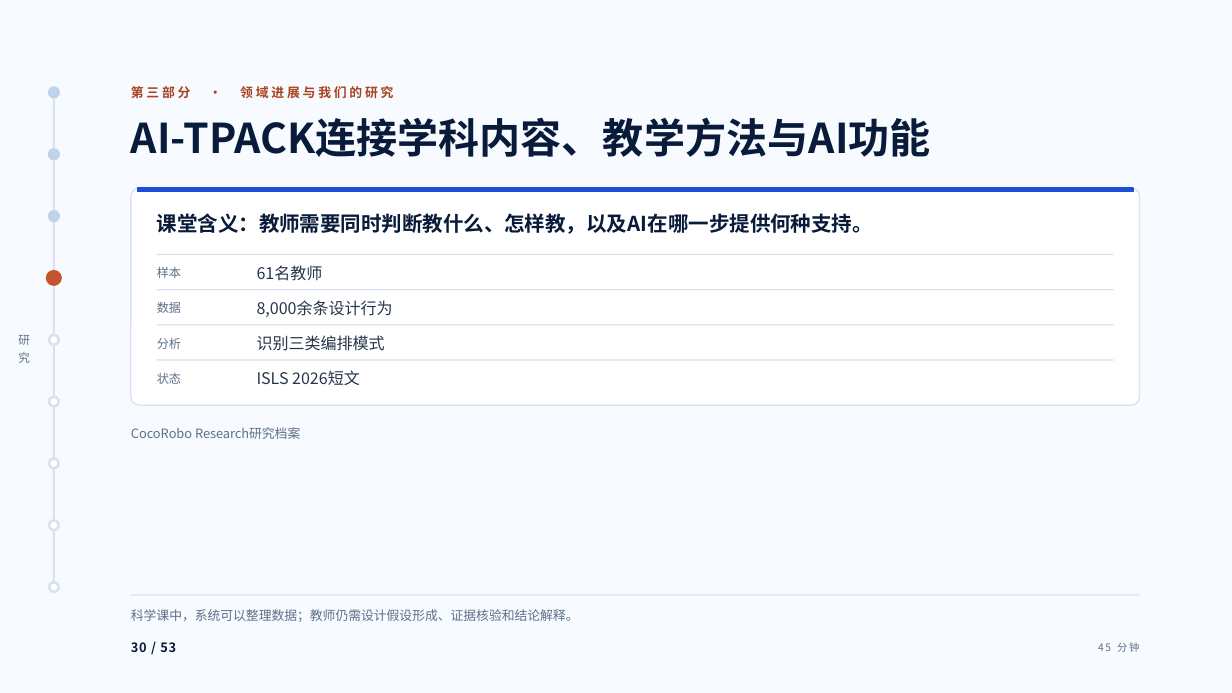
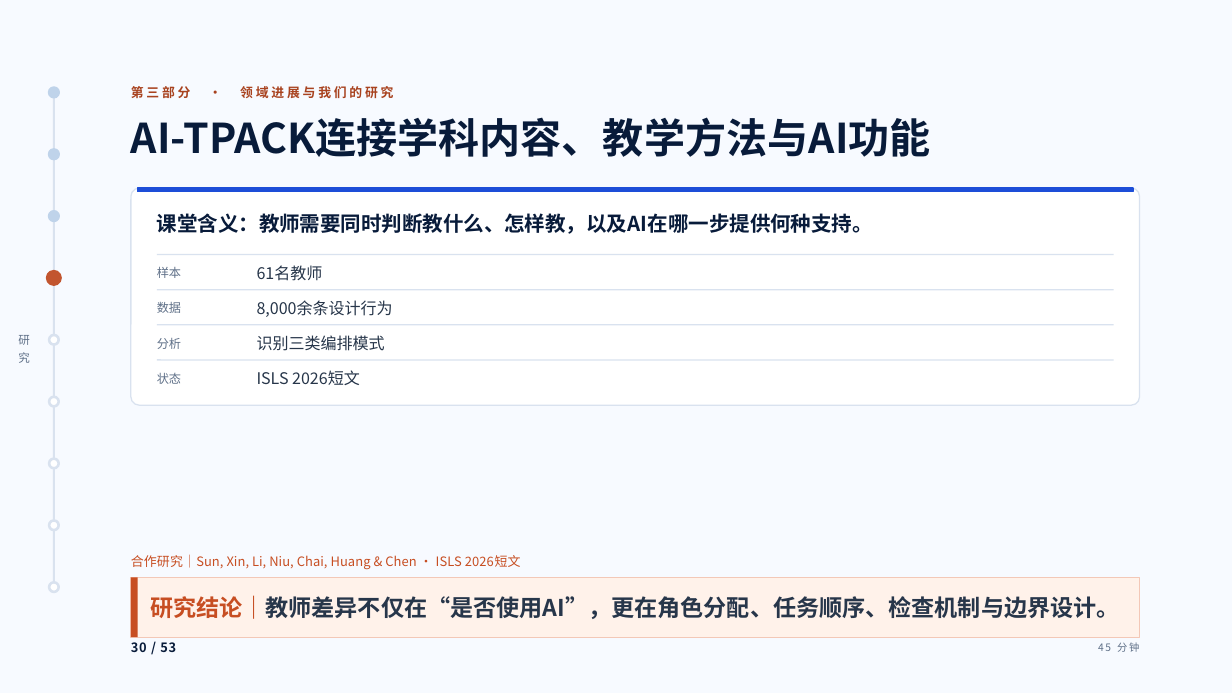
Before and after one commit to tonyxinvip/slides, a slide deck: slide 30 of student-ai-cognitive-division-2026/downloads/student-ai-cognitive-division-2026.pptx. Drawn at 1232x693 pixels with LibreOffice and Linux fonts; fonts in the diff are those of the drawing. Boxes give left, top, right and bottom in pixels: in the first picture for what was removed or moved away, otherwise in the second. Text is boxed around its words. In the diff, an @@ line names an element or a change of style, - is before the commit and + after.

```diff
--- a/student-ai-cognitive-division-2026/downloads/student-ai-cognitive-division-2026.pptx
+++ b/student-ai-cognitive-division-2026/downloads/student-ai-cognitive-division-2026.pptx
@@ text at (131, 554, 521, 570): text changed; size 10 to 10.1 pt; text colour #5F7088 to #C74E22 @@
-CocoRobo Research研究档案
+合作研究｜Sun, Xin, Li, Niu, Chai, Huang & Chen · ISLS 2026短文
@@ rectangle "研究结论｜教师差异不仅在“是否使用AI”，更在角色分配、任务顺序、检查机制与边界设计。": place and size @@
-rectangle "研究结论｜教师差异不仅在“是否使用AI”，更在角色分配、任务顺序、检查机制与边界设计。" at (131, 609, 579, 622)
+rectangle "研究结论｜教师差异不仅在“是否使用AI”，更在角色分配、任务顺序、检查机制与边界设计。" at (131, 578, 1141, 638)
@@ rectangle "研究结论｜教师差异不仅在“是否使用AI”，更在角色分配、任务顺序、检查机制与边界设计。" at (131, 578, 1141, 638): vertical alignment top to middle; fill none to #FFF2EA; outline none to #F3C8B7 0.75 pt @@
@@ rectangle added at (131, 578, 138, 638), fill #C74E22 @@
@@ text in rectangle at (150, 595, 1120, 619): text changed; size 10 to 18 pt; text colour #5F7088 to #27364A; bold on @@
-科学课中，系统可以整理数据；教师仍需设计假设形成、证据核验和结论解释。
+研究结论｜教师差异不仅在“是否使用AI”，更在角色分配、任务顺序、检查机制与边界设计。
```
Also in this commit, not shown: 25 other slides changed, 57 other files.
